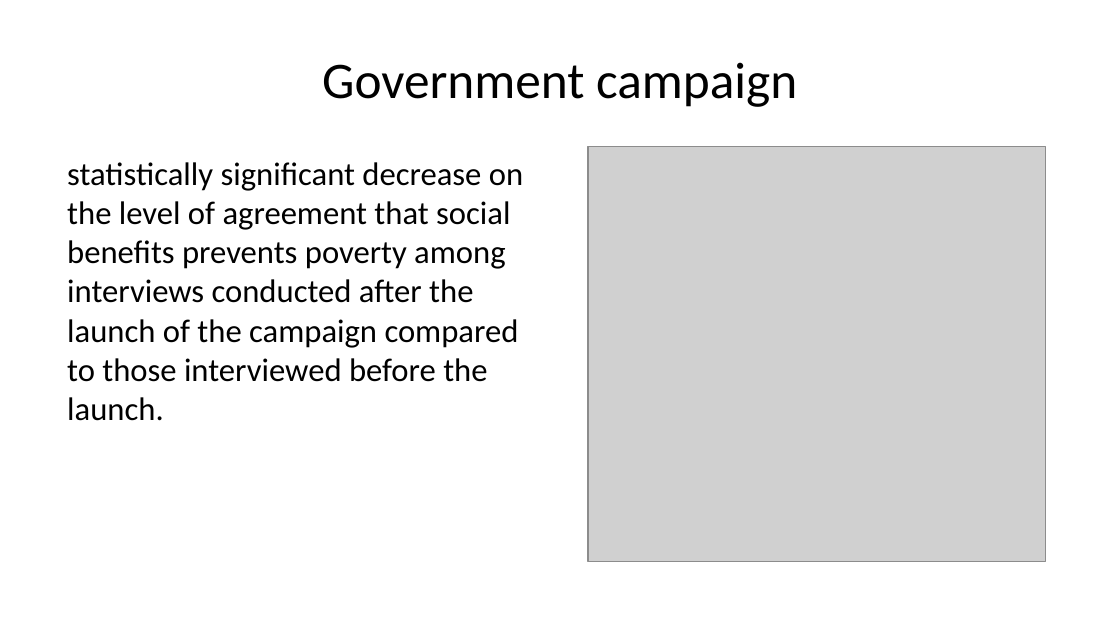
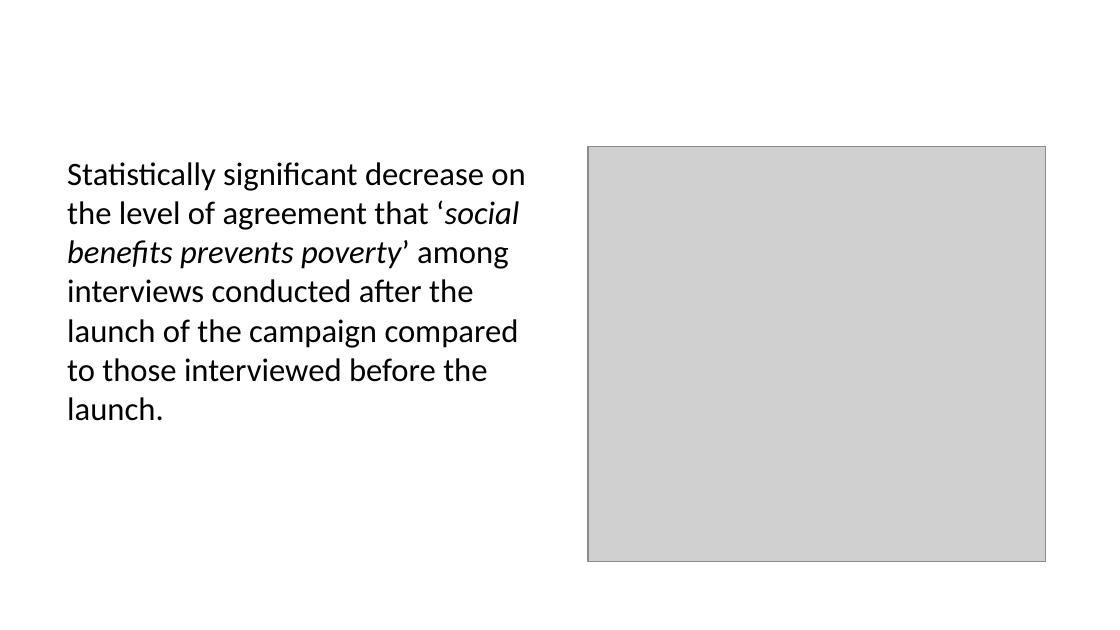
Before and after one commit to danielcapistrano/cfi_redistribution, a slide deck: slide 28 of docs/presentation.pptx (slide 24 before the commit). Drawn at 1120x630 pixels with LibreOffice and Linux fonts; fonts in the diff are those of the drawing; grey boxes stand for pictures. Boxes give left, top, right and bottom in pixels: in the first picture for what was removed or moved away, otherwise in the second. Text is boxed around its words. In the diff, an @@ line names an element or a change of style, - is before the commit and + after.

Commit message:
change after BM and HR review

```diff
--- a/docs/presentation.pptx
+++ b/docs/presentation.pptx
@@ title removed at (x1=322, y1=62, x2=797, y2=107) @@
-Government campaign
@@ text at (x1=67, y1=162, x2=525, y2=421): text changed @@
-statistically significant decrease on the level of agreement that social benefits prevents poverty among interviews conducted after the launch of the campaign compared to those interviewed before the launch.
+Statistically significant decrease on the level of agreement that ‘social benefits prevents poverty’ among interviews conducted after the launch of the campaign compared to those interviewed before the launch.
```
Also in this commit, not shown: 13 other slides changed, 14 slides added, 11 slides removed, 41 other files.
